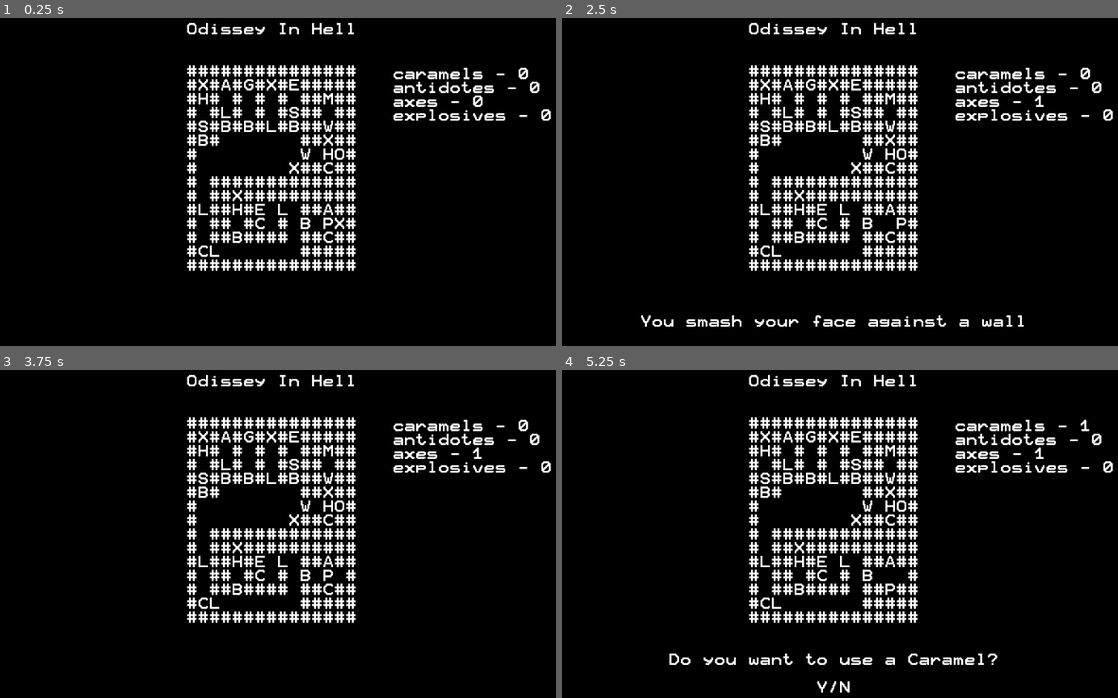
Above: before the commit, frames 1-4 (two rows, left to right).
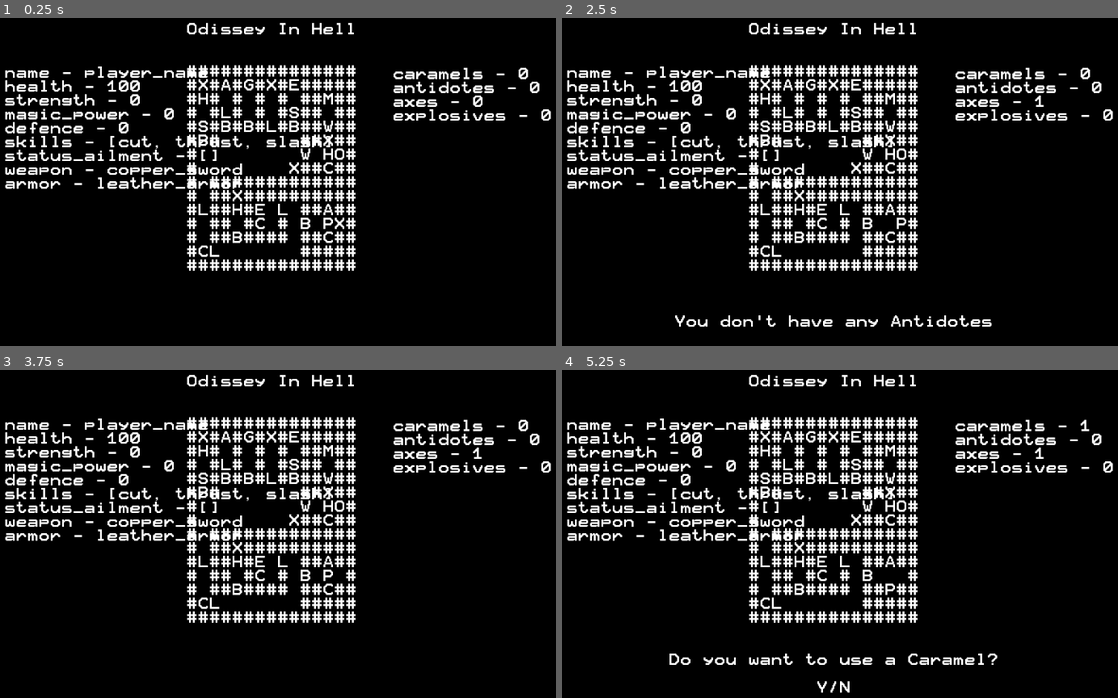
Above: after the commit, the same moments.

Repository: Dukebot/Odissey-in-Hell
Game: Godot game, scene res://src/Main.tscn
Two runs of this game, one before a commit and one after it. Both use one fixed random seed, a clock stepped at 60 frames per second and the inputs below.
Inputs:
- Up to frame 1 (0.25 s): no input
- Up to frame 2 (2.5 s): tap Enter at 0.5 s; hold Right (move_right) 0.53-1.28 s; tap Space (continue) at 0.6, 1.25, 2 s; tap N (no) at 0.8, 1.35 s; hold Down (move_down) 1.28-2.03 s; tap Y (yes) at 1.55, 2.1 s; hold Right (move_right) from 2.03 s (still down); tap A (use_antidote, bound only after the commit) at 2.3 s
- Up to frame 3 (3.75 s): tap Space (continue) at 2.75, 3.05, 3.5, 3.6 s; release Right (move_right) at 2.78 s; hold Up (move_up) 2.78-3.53 s; tap A (use_antidote, bound only after the commit) at 2.85 s; hold Left (move_left) from 3.53 s (still down)
- Up to frame 4 (5.25 s): tap N (no) at 3.8, 4.35 s; tap Space (continue) at 4.25 s; tap Y (yes) at 4.55 s; release Left (move_left) at 5.03 s; hold Down (move_down) from 5.03 s (still down); tap C (use_caramel) at 5.1 s

The runs differ from the first frame. In frame 1, 4.1% of the frame differs, in the area x 0-60%, y 14-53%; in frame 2, 5.1%, in the area x 0-84%, y 14-95%; in frame 3, 4.1%; in frame 4, 4.1%.

Commit message:
Combat improvements and simple status ailment for poison. Needs improvements.

Diff:
--- a/json/characters.json
+++ b/json/characters.json
@@ -5,8 +5,8 @@
 		"strength": 0,
 		"magic_power": 0,
 		"defence": 0,
-		"skills": ["cut", "thrust", "slash", "magic"],
-		"effect": "",
+		"skills": ["cut", "thrust", "slash"],
+		"status_ailment": [],
 		"weapon": "copper_sword",
 		"armor": "leather_armor"
 	},
@@ -17,7 +17,7 @@
 		"magic_power": 5,
 		"defence": 5,
 		"skills": ["spit", "black_magic", "scratch"],
-		"effect": "poison",
+		"status_ailment": [],
 		"weapon": "",
 		"armor": ""
 	},
@@ -28,7 +28,7 @@
 		"magic_power": 20,
 		"defence": 10,
 		"skills": ["kiss", "knives", "fireball"],
-		"effect": "paralysis",
+		"status_ailment": [],
 		"weapon": "",
 		"armor": ""
 	},
@@ -39,7 +39,7 @@
 		"magic_power": 45,
 		"defence": 20,
 		"skills": ["electroshock", "shot", "lightning"],
-		"effect": "stun",
+		"status_ailment": [],
 		"weapon": "",
 		"armor": ""
 	},
@@ -50,7 +50,7 @@
 		"magic_power": 60,
 		"defence": 30,
 		"skills": ["death_dance", "mace", "heal"],
-		"effect": "",
+		"status_ailment": [],
 		"weapon": "",
 		"armor": ""
 	}
--- a/json/items.json
+++ b/json/items.json
@@ -1,30 +1,22 @@
 {
 	"copper_sword": {
 		"name": "Copper Sword",
-		"effect": [
-			["strength", 10]
-		],
+		"strength": 10,
 		"interaction": ""
 	},
 	"masamune": {
 		"name": "Masamune",
-		"effect": [
-			["strength", 30]
-		],
+		"strength": 30,
 		"interaction": "There's a KATANA on a pedestal. You throw your SWORD and take the KATANA, your attack increases considerably."
 	},
 	"leather_armor": {
 		"name": "Leather Armor",
-		"effect": [
-			["deffence", 5]
-		],
+		"defence": 5,
 		"interaction": ""
 	},
 	"onyx_armor": {
 		"name": "Onyx Armor",
-		"effect": [
-			["deffence", 15]
-		],
+		"defence": 15,
 		"interaction": "There's an ARMOUR on the floor. You throw your ARMOUR and take the other one, your defence increases considerably."
 	}
 }
--- a/project.godot
+++ b/project.godot
@@ -113,6 +113,11 @@
 "events": [ Object(InputEventKey,"resource_local_to_scene":false,"resource_name":"","device":0,"alt":false,"shift":false,"control":false,"meta":false,"command":false,"pressed":false,"scancode":67,"unicode":0,"echo":false,"script":null)
  ]
 }
+use_antidote={
+"deadzone": 0.5,
+"events": [ Object(InputEventKey,"resource_local_to_scene":false,"resource_name":"","device":0,"alt":false,"shift":false,"control":false,"meta":false,"command":false,"pressed":false,"scancode":65,"unicode":0,"echo":false,"script":null)
+ ]
+}
 
 [rendering]
 
--- a/src/CombatState.gd
+++ b/src/CombatState.gd
@@ -1,6 +1,7 @@
 class_name CombatState extends Node
 
 var turn = 0
+var turn_phase = 0
 var enemy = {}
 var enemy_x
 var enemy_y
@@ -18,18 +19,41 @@
 		main.show_message("You've found a " + enemy["name"] + "\nPress SPACE to start combat")
 		if Input.is_action_just_pressed("continue"):
 			turn += 1
+	elif turn == 1:
+		player_turn()
+	elif turn == 2:
+		enemy_turn()
 
-	if turn == 1:
+
+func set_state(enemy_key: String, enemy_x: int, enemy_y: int):
+	turn = 0
+	enemy = main.characters[enemy_key].duplicate()
+	self.enemy_x = enemy_x
+	self.enemy_y = enemy_y
+
+
+func player_turn():
+	var player = main.player
+	var map = main.map
+
+	if turn_phase == 0:
+		status_ailment_phase(player)
+
+	elif turn_phase == 1:
+		if Input.is_action_just_pressed("continue"):
+			turn_phase += 1
+
+	elif turn_phase == 2:
 		show_attack_selection(player)
-		turn += 1
+		turn_phase += 1
 
-	elif turn == 2:
+	elif turn_phase == 3:
 		var skill_key = get_skill_selection(player)
 		if skill_key:
 			attack(player, skill_key, enemy)
-			turn += 1
+			turn_phase += 1
 
-	elif turn == 3:
+	elif turn_phase == 4:
 		main.show_message(last_attack_result_text + "\nPress SPACE to continue")
 		if Input.is_action_just_pressed("continue"):
 			if enemy["health"] < 0:
@@ -37,31 +61,24 @@
 				main.set_move_state()
 				main.show_message("You've defeated " + enemy["name"])
 			else:
-				turn += 1
-
-	elif turn == 4:
-		var enemy_skill_keys = enemy["skills"]
-		var rand_skill_index = Utils.get_random_array_index(enemy_skill_keys)
-		var skill_key = enemy_skill_keys[rand_skill_index]
-		attack(enemy, skill_key, player)
-		turn += 1
-
-	elif turn == 5:
-		main.show_message(last_attack_result_text + "\nPress SPACE to continue")
-		if Input.is_action_just_pressed("continue"):
-			if player["health"] < 0:
-				print("Game Over...")
-				main.set_move_state()
-				main.show_message("You've been defeated...")
-			else:
-				turn = 1
+				turn = 2
+				turn_phase = 0
 
 
-func set_state(enemy_key: String, enemy_x: int, enemy_y: int):
-	turn = 0
-	enemy = main.characters[enemy_key].duplicate()
-	self.enemy_x = enemy_x
-	self.enemy_y = enemy_y
+func status_ailment_phase(character: Dictionary):
+	print("Player ailment phase")
+
+	var status_ailments = character["status_ailment"]
+
+	if status_ailments.size() > 0:
+		print("Tengo algun estado alterado")
+		if status_ailments[0] == "poison":
+			print("Mi estado alterado es veneno")
+			character["health"] -= 5
+			main.show_message("The poison inficts, 5 damage to " + character["name"])
+			turn_phase += 1
+	else:
+		turn_phase += 2
 
 
 func show_attack_selection(player: Dictionary):
@@ -88,12 +105,74 @@
 	return skill_key
 
 
+func enemy_turn():
+	var player = main.player
+
+	if turn_phase == 0:
+		var enemy_skill_keys = enemy["skills"]
+		var rand_skill_index = Utils.get_random_array_index(enemy_skill_keys)
+		var skill_key = enemy_skill_keys[rand_skill_index]
+		attack(enemy, skill_key, player)
+		turn_phase += 1
+
+	elif turn_phase == 1:
+		main.show_message(last_attack_result_text + "\nPress SPACE to continue")
+		if Input.is_action_just_pressed("continue"):
+			if player["health"] < 0:
+				print("Game Over...")
+				main.set_move_state()
+				main.show_message("You've been defeated...")
+			else:
+				turn = 1
+				turn_phase = 0
+
+
 func attack(attacker: Dictionary, skill_key: String, target: Dictionary):
 	var skill = main.skills[skill_key]
-	var damage = attacker["strength"] + skill["power"] - target["defence"]
+
+	var damage = calculate_attack_strength(attacker, skill)
+	if not skill["is_magic"]:
+		damage -= calculate_target_defence(target)
 
 	if rand_range(0, 1) < skill["accuracy"]:
 		target["health"] = target["health"] - damage
 		last_attack_result_text = attacker["name"] + " used " + skill["name"] + " and inflicted " + str(damage) + " of damage"
+
+		if skill["effect"] != "":
+			var status_found := false
+			for status_ailment in target["status_ailment"]:
+				if status_ailment == skill["effect"]:
+					status_found = true
+					break
+
+			if not status_found:
+				target["status_ailment"].append(skill["effect"])
+				last_attack_result_text += "\n" + skill["effect"] + " status ailment added."
 	else:
 		last_attack_result_text = attacker["name"] + " used " + skill["name"] + " and missed!"
+
+
+func calculate_attack_strength(attacker: Dictionary, skill: Dictionary):
+	var strength_base = attacker["strength"]
+
+	var weapon_strength = 0
+	if attacker.has("weapon") and attacker["weapon"] != "":
+		var weapon = main.items[attacker["weapon"]]
+		weapon_strength = weapon["strength"]
+
+	var skill_power = skill["power"]
+
+	return strength_base + weapon_strength + skill_power
+
+
+func calculate_target_defence(target: Dictionary):
+	var defence_base = target["defence"]
+
+	var armor_defence = 0
+	if target.has("armor") and target["armor"] != "":
+		var armor_key = target["armor"]
+		print(armor_key)
+		var armor = main.items[armor_key]
+		armor_defence = armor["defence"]
+
+	return defence_base + armor_defence
--- a/src/GameData.gd
+++ b/src/GameData.gd
@@ -5,3 +5,7 @@
 onready var inventory = Utils.get_json_result("res://json/inventory.json")
 onready var items = Utils.get_json_result("res://json/items.json")
 onready var skills = Utils.get_json_result("res://json/skills.json")
+
+
+func _ready():
+	print(items)
--- a/src/Main.gd
+++ b/src/Main.gd
@@ -21,6 +21,7 @@
 onready var inventory = game_data.inventory
 onready var characters = game_data.characters
 onready var skills = game_data.skills
+onready var items = game_data.items
 
 onready var player = characters["player"]
 
--- a/src/Main.tscn
+++ b/src/Main.tscn
@@ -73,7 +73,6 @@
 }
 
 [node name="PlayerStats" type="Label" parent="."]
-visible = false
 margin_left = 89.0
 margin_top = 127.0
 margin_right = 281.0
--- a/src/MoveState.gd
+++ b/src/MoveState.gd
@@ -29,6 +29,11 @@
 			main.set_use_item_state("caramels", player_x, player_y, "Do you want to use a Caramel?")
 		else:
 			main.show_message("You don't have any Caramels")
+	elif Input.is_action_just_pressed("use_antidote"):
+		if main.inventory["antidotes"] > 0:
+			main.set_use_item_state("antidotes", player_x, player_y, "Do you want to use an Antidote?")
+		else:
+			main.show_message("You don't have any Antidotes")
 
 
 func move(x: int, y: int) -> void:
--- a/src/UseItemState.gd
+++ b/src/UseItemState.gd
@@ -10,12 +10,22 @@
 func process_state() -> void:
 	if Input.is_action_just_pressed("yes"):
 		var map = main.map
+		var player = main.player
 
 		if item == "caramels":
-			main.player["health"] += 10
+			player["health"] += 10
 			main.show_message("You use a Caramel and heal an amount")
 
-		if map[item_x][item_y] == "B":
+		elif item == "antidotes":
+			var status_ailments = []
+			for i in player["status_ailment"].size():
+				var status_ailment = player["status_ailment"][i]
+				if status_ailment != "poison":
+					status_ailments.append(status_ailment)
+			player["status_ailment"] = status_ailments
+			main.show_message("You use an Antidote and heal the poison")
+
+		elif map[item_x][item_y] == "B":
 			map[item_x][item_y] = " "
 			main.show_message("You destroy the Barred Door with your Ax")
 
